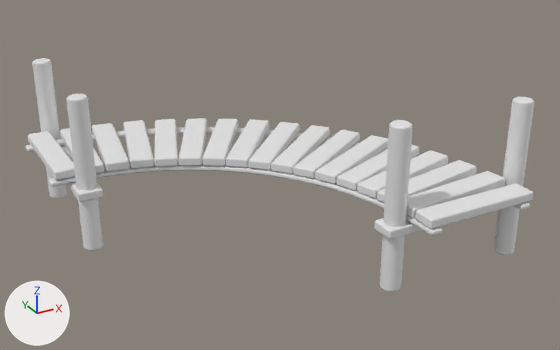
Renders of the FBX model CrashCourse/Assets/ART_Assets/Platforms/Small/M_Small_Turn.fbx from each side of a commit.
Camera for both pictures: a 50 mm lens placed at (86.58, -11.29, 7.84), pointed at (95.35, 4.65, -0.13). Arrows for +X, +Y and +Z are at lower left; the lights stay in place. The older version comes first. Where no turn or scale is listed for an object, it has been applied to the vertices.

Objects in the first picture: 'M_Small_Turn'.
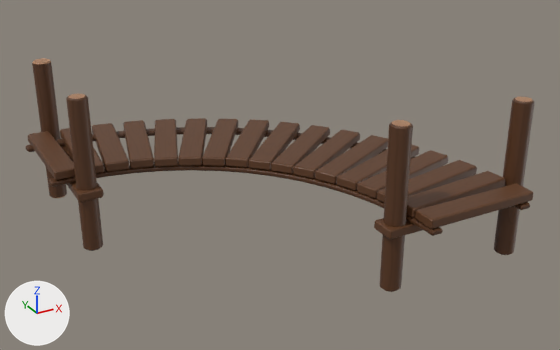
Changed parts and their boxes [x1, y1, x2, y2] in the pictures (560 x 350 px):
'M_Small_Turn', recoloured (white to brown)
    both: [25, 58, 535, 292]

The edits, one by one:
Picture 'M_Small_Turn.png' (img_m_small_turn_png) is new.
Material 'Small_Turn' (mat_small_turn) is new.
Its texture is img_m_small_turn_png.
me_cube_713 has 984 vertices, 970 faces and spans x 0.0..10.1, y 0.0..10.03, z -1.69..2.33.
me_cube_713 gains material mat_small_turn (picture img_m_small_turn_png).
